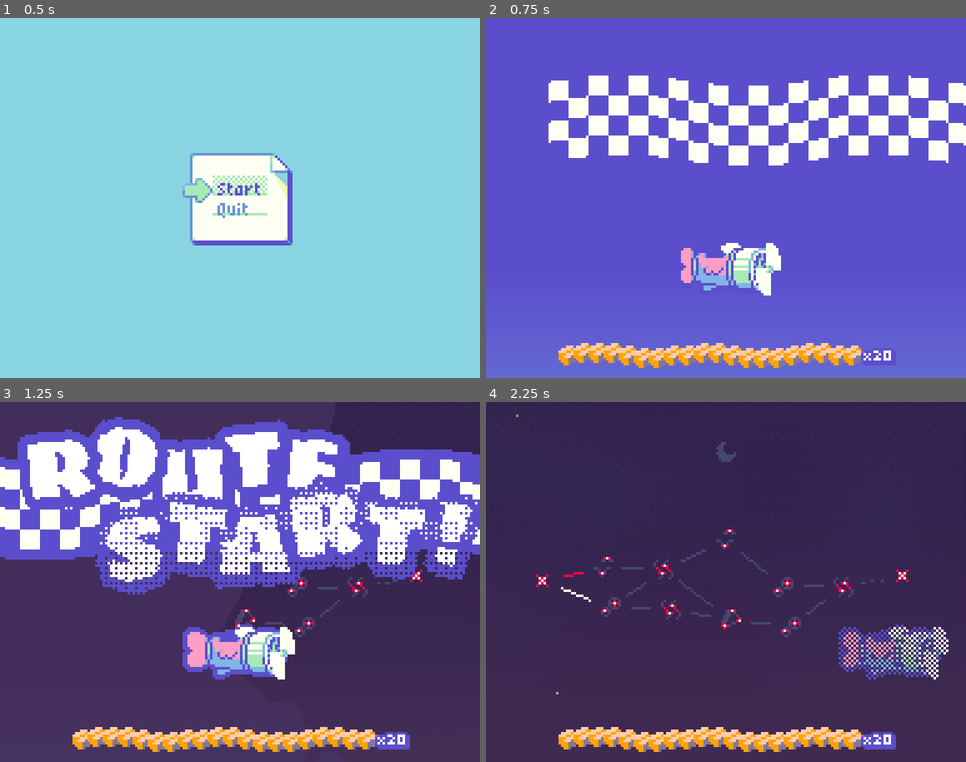
Above: before the commit, frames 1-4 (two rows, left to right).
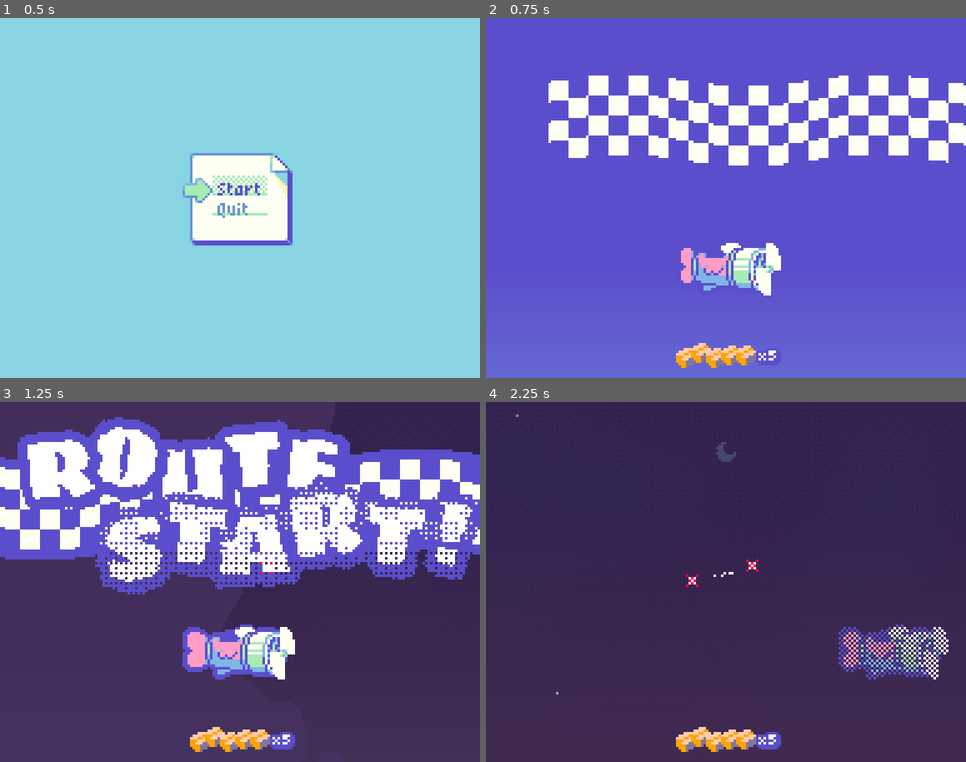
Above: after the commit, the same moments.

Repository: webcatzz/bjay
Game: Godot game, scene res://scenes/ui/title/title.tscn
Same seed, same stepped clock (60 frames per second), same inputs: the game is played once before the commit and once after it.
Inputs (mouse positions are in pixels of both pictures, inside the frame that each line leads up to):
- Up to frame 1 (0.5 s): no input
- Up to frame 2 (0.75 s): click "Start" at 0.5 s
- Up to frame 3 (1.25 s): no input
- Up to frame 4 (2.25 s): tap Enter at 1.25 s; move the mouse to (831, 564) at 1.27 s; hold Right (move_right) 1.28-2.03 s; hold Z (dash) 1.28-2.03 s; click (831, 564) at 1.42 s; move the mouse to (630, 600) at 2.02 s; hold Down (move_down) from 2.03 s (still down); tap Z (dash) at 2.1 s

Frame 1 is identical in both runs. In frame 2, 2.9% of the frame differs, in the area x 15-85%, y 90-98%; in frame 3, 3.6%; in frame 4, 4.5%, in the area x 10-89%, y 35-98%.

Commit message:
route end test

Diff:
--- /dev/null
+++ b/resources/place_type/destination.tres
@@ -0,0 +1,10 @@
+[gd_resource type="Resource" script_class="PlaceType" load_steps=3 format=3 uid="uid://bgpp8383p7c80"]
+
+[ext_resource type="PackedScene" uid="uid://xk5g81xfxyw5" path="res://scenes/route/phases/destination/destination.tscn" id="1_b6u7g"]
+[ext_resource type="Script" uid="uid://hetqo4unus61" path="res://resources/place_type/place_type.gd" id="1_wrg1h"]
+
+[resource]
+script = ExtResource("1_wrg1h")
+name = ""
+scene = ExtResource("1_b6u7g")
+metadata/_custom_type_script = "uid://hetqo4unus61"
--- a/scenes/game.gd
+++ b/scenes/game.gd
@@ -10,6 +10,7 @@
 var health: int = MAX_HEALTH : set = _set_health
 var place: Place : set = _set_place
 
+var delivered_items: Array[Item]
 var data: Dictionary[String, Variant]
 
 @onready var music: AudioStreamPlayer = $Music
@@ -42,10 +43,6 @@
 func _set_place(value: Place) -> void:
 	place = value
 	place_changed.emit()
-	if place == Map.destination:
-		Map.origin = Map.destination
-		Map.destination = Place.new()
-		Map.generate()
 
 
 # music
@@ -66,7 +63,7 @@
 # init
 
 func _ready() -> void:
-	for i: int in 20:
+	for i: int in 5:
 		var item := Item.new()
 		item.type = preload("res://resources/item_type/package.tres")
 		add_item(item)
--- a/scenes/map.gd
+++ b/scenes/map.gd
@@ -8,8 +8,8 @@
 	lightning = 0.25,
 }
 
-var origin: Place
-var destination: Place
+var origin := Place.new()
+var destination := Place.new()
 var size: Vector2i
 
 var _grid: Dictionary[Vector2i, Place]
@@ -18,6 +18,7 @@
 
 func generate() -> void:
 	Game.place = origin
+	origin.next_places.clear()
 	_grid.clear()
 	# paths
 	_add_place(origin, Vector2i(-1, size.y / 2))
@@ -79,7 +80,6 @@
 # init
 
 func _ready() -> void:
-	origin = Place.new()
-	destination = Place.new()
-	size = Vector2i(5, 3)
+	destination.type = load("res://resources/place_type/destination.tres")
+	size = Vector2i(0, 3)
 	generate()
--- a/scenes/route/parts/packages.gd
+++ b/scenes/route/parts/packages.gd
@@ -13,8 +13,9 @@
 
 
 func _draw() -> void:
-	custom_minimum_size = spacing * (item_types.size() - 1) + Vector2(8.0, 10.0)
-	var point := Vector2(0.0, 1.0)
+	var length: Vector2 = spacing * maxf(item_types.size() - 1, 0.0)
+	var point: Vector2 = Vector2(1.0, 1.0) - length.minf(0.0)
+	custom_minimum_size = Vector2(10.0, 10.0) + length.abs()
 	for item_type: ItemType in item_types:
-		draw_texture(item_type.texture, point + Vector2(0.0, roundf(sin(point.x * 3.0))))
+		draw_texture(item_type.texture, point + Vector2(sin(point.y * spacing.y * 0.25), sin(point.x * spacing.x * 0.25)).round())
 		point += spacing
--- a/scenes/route/parts/player.gd
+++ b/scenes/route/parts/player.gd
@@ -117,15 +117,10 @@
 	input = Input.get_vector(&"move_left", &"move_right", &"move_up", &"move_down")
 
 
-# init
+# ui
 
-func _ready() -> void:
-	dash_query_params.collision_mask = 0b10
-	dash_query_params.shape = $Collision.shape
-	_on_inventory_changed()
-	Game.health_changed.connect(_on_health_changed)
-	Game.inventory_changed.connect(_on_inventory_changed)
-	Game.place_changed.connect(_on_place_changed)
+func _on_visibility_changed() -> void:
+	$UI.visible = visible
 
 
 func _on_health_changed(by: int) -> void:
@@ -158,3 +153,14 @@
 	tween.tween_interval(1.0)
 	tween.tween_property(label, ^"modulate:a", 0.0, 0.25)
 	tween.tween_callback(label.hide)
+
+
+# init
+
+func _ready() -> void:
+	dash_query_params.collision_mask = 0b10
+	dash_query_params.shape = $Collision.shape
+	_on_inventory_changed()
+	Game.health_changed.connect(_on_health_changed)
+	Game.inventory_changed.connect(_on_inventory_changed)
+	Game.place_changed.connect(_on_place_changed)
--- a/scenes/route/parts/player.tscn
+++ b/scenes/route/parts/player.tscn
@@ -367,7 +367,7 @@
 alignment = 1
 
 [node name="Sprites" type="Control" parent="UI/Bottom/Mail"]
-custom_minimum_size = Vector2(38, 10)
+custom_minimum_size = Vector2(40, 10)
 layout_mode = 2
 script = ExtResource("7_i6i3n")
 item_types = Array[ExtResource("8_ddm3y")]([ExtResource("9_a13su"), ExtResource("9_a13su"), ExtResource("10_l016n"), ExtResource("9_a13su"), ExtResource("11_75kmm"), ExtResource("9_a13su")])
@@ -382,5 +382,6 @@
 theme_override_fonts/font = ExtResource("7_a13su")
 text = "×5"
 
+[connection signal="visibility_changed" from="." to="." method="_on_visibility_changed"]
 [connection signal="timeout" from="HitstopTimer" to="." method="_on_hitstop_ended"]
 [connection signal="timeout" from="InvincibilityTimer" to="." method="set_invincible" binds= [false]]
--- /dev/null
+++ b/scenes/route/phases/destination/destination.gd
@@ -0,0 +1,30 @@
+extends Phase
+
+
+func _ready() -> void:
+	route.player.hide()
+	route.player.process_mode = Node.PROCESS_MODE_DISABLED
+
+	var i: int = 0
+	while i < Game.inventory.size():
+		if Game.inventory[i].address == Game.place.type.name:
+			Game.delivered_items.append(Game.inventory.pop_at(i))
+		else:
+			i += 1
+
+	var stack: Control = $MailStack
+	var tween := create_tween()
+	while not Game.delivered_items.is_empty():
+		tween.tween_callback(stack.item_types.append.bind(Game.delivered_items.pop_back().type))
+		tween.tween_callback(stack.queue_redraw)
+		tween.tween_interval(0.1)
+
+
+func end() -> void:
+	Map.generate()
+	get_tree().change_scene_to_file("res://scenes/route/route.tscn")
+
+
+func _unhandled_key_input(event: InputEvent) -> void:
+	if event.is_action(&"ui_accept"):
+		end()
--- /dev/null
+++ b/scenes/route/phases/destination/destination.tscn
@@ -0,0 +1,35 @@
+[gd_scene load_steps=3 format=3 uid="uid://xk5g81xfxyw5"]
+
+[ext_resource type="Script" uid="uid://bhc13h2evbp83" path="res://scenes/route/phases/destination/destination.gd" id="1_jma8q"]
+[ext_resource type="Script" uid="uid://cyo3asylv35ax" path="res://scenes/route/parts/packages.gd" id="2_kv55n"]
+
+[node name="Destination" type="Node"]
+script = ExtResource("1_jma8q")
+wipe_color = Color(0, 0, 0, 1)
+metadata/_custom_type_script = "uid://cya5l21i60qn2"
+
+[node name="Background" type="ColorRect" parent="."]
+z_index = -99
+anchors_preset = 15
+anchor_right = 1.0
+anchor_bottom = 1.0
+grow_horizontal = 2
+grow_vertical = 2
+color = Color(0, 0, 0, 1)
+
+[node name="MailStack" type="Control" parent="."]
+custom_minimum_size = Vector2(10, 10)
+layout_mode = 3
+anchors_preset = 8
+anchor_left = 0.5
+anchor_top = 0.5
+anchor_right = 0.5
+anchor_bottom = 0.5
+offset_left = -5.0
+offset_top = -5.0
+offset_right = 5.0
+offset_bottom = 5.0
+grow_horizontal = 2
+grow_vertical = 2
+script = ExtResource("2_kv55n")
+spacing = Vector2(0, -6)
--- a/scenes/route/phases/night/night_phase.tscn
+++ b/scenes/route/phases/night/night_phase.tscn
@@ -1,10 +1,9 @@
-[gd_scene load_steps=17 format=3 uid="uid://lap8y40sepq7"]
+[gd_scene load_steps=16 format=3 uid="uid://lap8y40sepq7"]
 
 [ext_resource type="Script" uid="uid://c3inrrquqo8es" path="res://scenes/route/phases/night/night_phase.gd" id="1_x4wib"]
 [ext_resource type="Script" uid="uid://dv7e33x4m16pj" path="res://scenes/route/phases/night/map_constellation.gd" id="2_c5284"]
 [ext_resource type="Material" uid="uid://bnns74q1166ux" path="res://assets/vfx/dither.tres" id="2_jtawh"]
 [ext_resource type="Texture2D" uid="uid://h7l07i48j8b4" path="res://assets/moon.png" id="4_x4wib"]
-[ext_resource type="Texture2D" uid="uid://cotruaty7lwqe" path="res://assets/moon_phase.png" id="5_c5284"]
 
 [sub_resource type="Gradient" id="Gradient_jtawh"]
 colors = PackedColorArray(0.2, 0.133333, 0.301961, 1, 0.2, 0.133333, 0.301961, 0)
@@ -125,9 +124,10 @@
 region_rect = Rect2(8, 0, 8, 8)
 
 [node name="Phase" type="Sprite2D" parent="Background/MoonShadow/Moon"]
-texture = ExtResource("5_c5284")
+texture = ExtResource("4_x4wib")
 centered = false
-region_rect = Rect2(8, 0, 8, 8)
+region_enabled = true
+region_rect = Rect2(16, 0, 28, 8)
 
 [node name="Timer" type="Timer" parent="."]
 wait_time = 3.0
Binary file changed: assets/moon.png
Binary file removed: assets/moon_phase.png
Not shown, removed: assets/moon_phase.png.import
Not shown, added: scenes/route/phases/destination/destination.gd.uid
